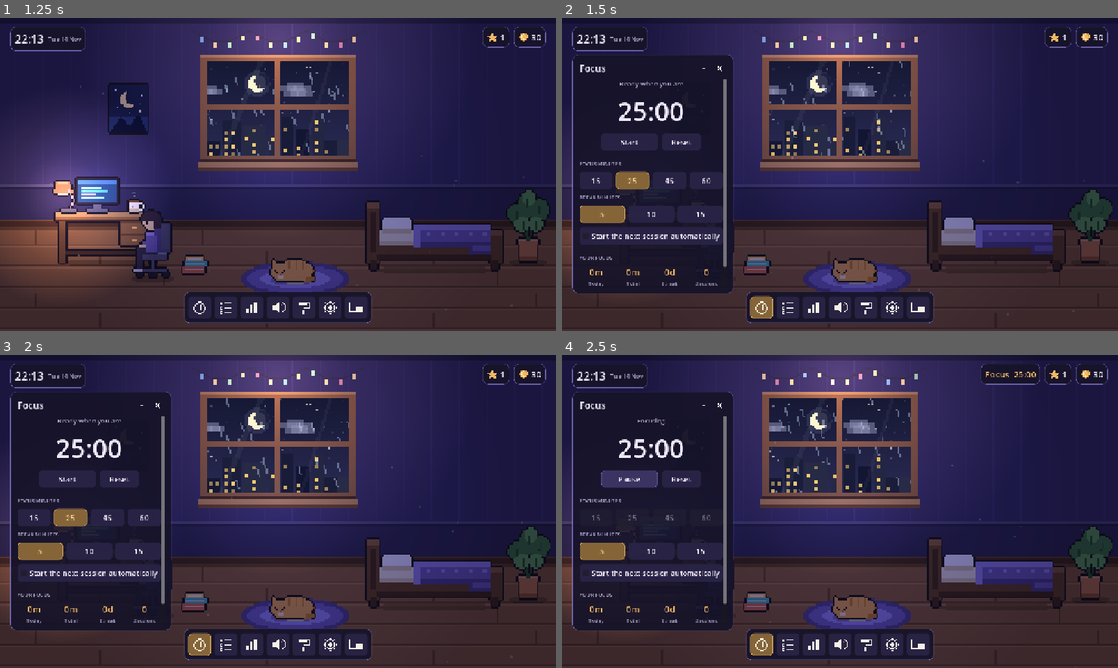
Above: before the commit, frames 1-4 (two rows, left to right).
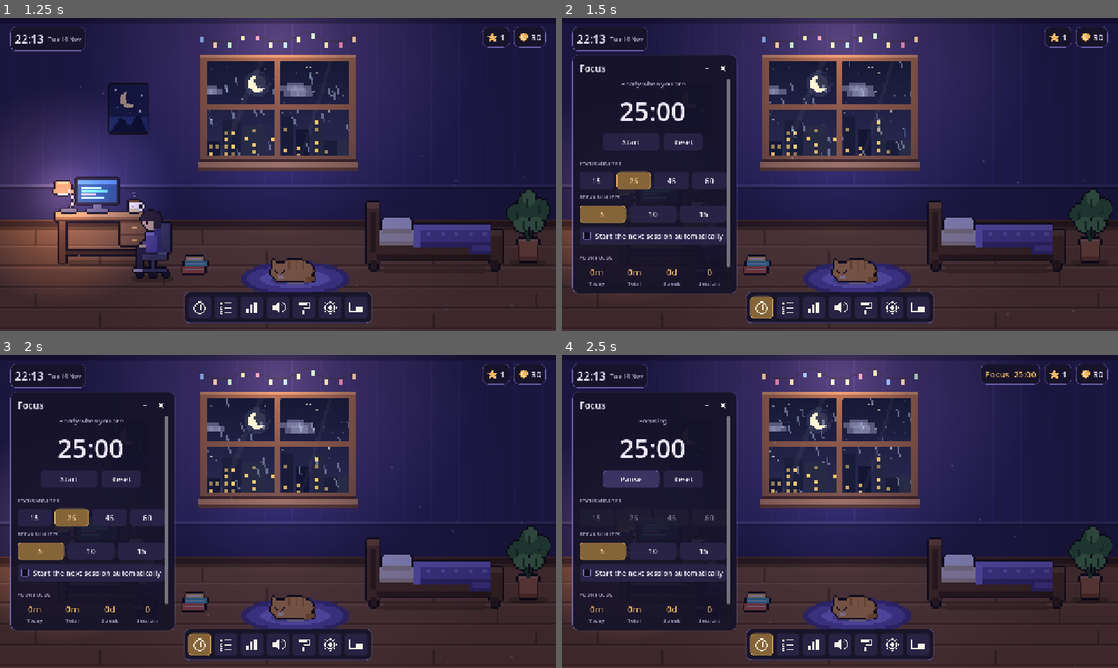
Above: after the commit, the same moments.

Repository: srevantino/Midnighty-room
Game: Godot game, scene res://scenes/main.tscn
The game is run twice, just before and just after one commit, with the same random seed, the same clock (stepped at 60 frames per second) and the same inputs.
Inputs (mouse positions are in pixels of both pictures, inside the frame that each line leads up to):
- Up to frame 1 (1.25 s): click "Skip" at 0.5 s
- Up to frame 2 (1.5 s): click (762, 305) at 1.27 s
- Up to frame 3 (2 s): no input
- Up to frame 4 (2.5 s): click "Start" at 2 s

Frame 1 is identical in both runs. In frame 2, 2.4% of the frame differs, in the area x 3-32%, y 11-88%; in frame 3, 2.4%; in frame 4, 2.4%.

Commit message:
v0.2.1: thirteen more music tracks, polish pass, AI disclosure guide
- Seven new music styles (ambient, piano, music box, chiptune, jazz,
  synth, bossa) plus three more lofi loops; track picker in Sounds
- Loop filters keep seams continuous; bass rebalanced per style
- Real tick-box icons, singular daily-goal wording
- Settings > About with editable credits and open-source licences
- docs/AI_DISCLOSURE.md: asset provenance, Steam disclosure, slop checklist

Co-Authored-By: Claude Fable 5.2 <noreply@anthropic.com>
Claude-Session: https://claude.ai/code/session_01RDbD5cjaqfWCNV9os89ebz

Diff:
--- a/locale/strings.csv
+++ b/locale/strings.csv
@@ -9,6 +9,19 @@
 Midnight Tea,Midnight Tea,
 Paper Lanterns,Paper Lanterns,
 Slow Rain,Slow Rain,
+Window Seat,Window Seat,
+Cocoa Steam,Cocoa Steam,
+Night Bus,Night Bus,
+Moonlit Dust (ambient),Moonlit Dust (ambient),
+Before Sunrise (ambient),Before Sunrise (ambient),
+Paper Planes (piano),Paper Planes (piano),
+Letters Unsent (piano),Letters Unsent (piano),
+Sleepy Miso (music box),Sleepy Miso (music box),
+Pixel Lullaby (chiptune),Pixel Lullaby (chiptune),
+Save Point (chiptune),Save Point (chiptune),
+Rooftop Jazz,Rooftop Jazz,
+Neon Rain (synth),Neon Rain (synth),
+Sunday Bossa,Sunday Bossa,
 Music,Music,Muzik
 Ambience,Ambience,Suasana
 Master,Master,Utama
@@ -22,9 +35,12 @@
 Screenshot,Screenshot,Tangkap skrin
 Focus for %d minutes,Focus for %d minutes,Fokus selama %d minit
 Finish %d focus sessions,Finish %d focus sessions,Selesaikan %d sesi fokus
+Finish a focus session,Finish a focus session,Selesaikan satu sesi fokus
 Tick off %d tasks,Tick off %d tasks,Tandakan %d tugasan
 Pet Miso %d times,Pet Miso %d times,Belai Miso %d kali
+Give Miso a pet,Give Miso a pet,Belai Miso
 Rearrange %d things in your room,Rearrange %d things in your room,Susun semula %d benda di bilik anda
+Move something in your room,Move something in your room,Alihkan sesuatu di bilik anda
 Full game only,Full game only,Permainan penuh sahaja
 Reach level %d,Reach level %d,Capai tahap %d
 Not enough moonlight yet,Not enough moonlight yet,Cahaya bulan belum cukup
@@ -198,7 +214,8 @@
 Buy and place,Buy and place,Beli dan letak
 Unlocked %s,Unlocked %s,%s dibuka
 The room is full. Remove something first.,The room is full. Remove something first.,Bilik sudah penuh. Buang sesuatu dahulu.
-Lofi player,Lofi player,Pemain lofi
+Music player,Music player,Pemain muzik
+Pick a track,Pick a track,Pilih lagu
 Prev,Prev,Sebelum
 Pause,Pause,Jeda
 Next,Next,Seterusnya
@@ -242,6 +259,8 @@
 Timer only (see-through),Timer only (see-through),Pemasa sahaja (lut sinar)
 English,English,
 Bahasa Melayu,Bahasa Melayu,
+A game by Advanced Systems 4042,A game by Advanced Systems 4042,Sebuah permainan oleh Advanced Systems 4042
+Made with Godot Engine,Made with Godot Engine,Dibina dengan Godot Engine
 Sound,Sound,Bunyi
 Everything,Everything,Semua
 Effects,Effects,Kesan
@@ -255,8 +274,27 @@
 Style,Style,Gaya
 Flash the taskbar when a timer ends,Flash the taskbar when a timer ends,Kelipkan bar tugas apabila pemasa tamat
 Keys,Keys,Kekunci
+About,About,Perihal
+Open-source licences,Open-source licences,Lesen sumber terbuka
 Reset everything,Reset everything,Set semula semuanya
  demo, demo,
+"Midnighty Room is built with Godot Engine.
+
+","Midnighty Room is built with Godot Engine.
+
+",
+"
+
+Third-party components:
+","
+
+Third-party components:
+",
+"
+
+Full licence texts: https://godotengine.org/license","
+
+Full licence texts: https://godotengine.org/license",
 Press a key...,Press a key...,Tekan satu kekunci...
 Really wipe all progress? Press again,Really wipe all progress? Press again,Padam semua kemajuan? Tekan sekali lagi
 Ready when you are,Ready when you are,Sedia bila-bila masa
--- a/project.godot
+++ b/project.godot
@@ -7,7 +7,7 @@
 
 config/name="Midnighty Room"
 config/description="A cozy late-night room to decorate, with a focus timer, to-do list and a mixable lofi soundscape."
-config/version="0.2.0"
+config/version="0.2.1"
 run/main_scene="res://scenes/main.tscn"
 config/features=PackedStringArray("4.7", "GL Compatibility")
 run/max_fps=60
--- a/scripts/autoload/audio_mixer.gd
+++ b/scripts/autoload/audio_mixer.gd
@@ -26,6 +26,19 @@
 	{"file": "music_midnight_tea", "title": "Midnight Tea"},
 	{"file": "music_paper_lanterns", "title": "Paper Lanterns"},
 	{"file": "music_slow_rain", "title": "Slow Rain"},
+	{"file": "music_window_seat", "title": "Window Seat"},
+	{"file": "music_cocoa_steam", "title": "Cocoa Steam"},
+	{"file": "music_night_bus", "title": "Night Bus"},
+	{"file": "music_moonlit_dust", "title": "Moonlit Dust (ambient)"},
+	{"file": "music_before_sunrise", "title": "Before Sunrise (ambient)"},
+	{"file": "music_paper_planes", "title": "Paper Planes (piano)"},
+	{"file": "music_letters_unsent", "title": "Letters Unsent (piano)"},
+	{"file": "music_sleepy_miso", "title": "Sleepy Miso (music box)"},
+	{"file": "music_pixel_lullaby", "title": "Pixel Lullaby (chiptune)"},
+	{"file": "music_save_point", "title": "Save Point (chiptune)"},
+	{"file": "music_rooftop_jazz", "title": "Rooftop Jazz"},
+	{"file": "music_neon_rain", "title": "Neon Rain (synth)"},
+	{"file": "music_sunday_bossa", "title": "Sunday Bossa"},
 ]
 const LOOPS_PER_TRACK := 4
 
@@ -201,6 +214,13 @@
 		_music.play()
 
 
+## Jumps straight to a playlist entry (used by the track picker).
+func play_index(index: int) -> void:
+	next_track(index - _track, true)
+	music_state_changed.emit(true)
+	GameState.data["music"]["playing"] = true
+
+
 func play_sfx(sfx_name: String) -> void:
 	if _sfx.has(sfx_name):
 		(_sfx[sfx_name] as AudioStreamPlayer).play()
--- a/scripts/autoload/game_state.gd
+++ b/scripts/autoload/game_state.gd
@@ -35,10 +35,10 @@
 ## Daily goal templates: counter to watch, text, possible targets.
 const GOAL_TYPES := [
 	{"id": "minutes", "text": "Focus for %d minutes", "targets": [25, 50, 90]},
-	{"id": "sessions", "text": "Finish %d focus sessions", "targets": [1, 2, 3]},
+	{"id": "sessions", "text": "Finish %d focus sessions", "one": "Finish a focus session", "targets": [1, 2, 3]},
 	{"id": "tasks", "text": "Tick off %d tasks", "targets": [2, 3, 5]},
-	{"id": "pets", "text": "Pet Miso %d times", "targets": [1, 3, 5]},
-	{"id": "moves", "text": "Rearrange %d things in your room", "targets": [1, 3, 5]},
+	{"id": "pets", "text": "Pet Miso %d times", "one": "Give Miso a pet", "targets": [1, 3, 5]},
+	{"id": "moves", "text": "Rearrange %d things in your room", "one": "Move something in your room", "targets": [1, 3, 5]},
 ]
 
 var data: Dictionary = {}
@@ -455,6 +455,8 @@
 func goal_text(goal: Dictionary) -> String:
 	for type: Dictionary in GOAL_TYPES:
 		if type["id"] == goal["id"]:
+			if int(goal["target"]) == 1 and type.has("one"):
+				return tr(type["one"])
 			return tr(type["text"]) % int(goal["target"])
 	return ""
 
--- a/scripts/ui/mixer_panel.gd
+++ b/scripts/ui/mixer_panel.gd
@@ -5,15 +5,23 @@
 var _title: Label
 var _play: Button
 var _own: Label
+var _picker: OptionButton
 
 
 func _ready() -> void:
 	build("Sounds", 360)
-	body.add_child(UIKit.section("Lofi player"))
+	body.add_child(UIKit.section("Music player"))
 	_title = UIKit.label("", 19, UIKit.ACCENT)
 	_title.auto_translate_mode = Node.AUTO_TRANSLATE_MODE_DISABLED
 	_title.clip_text = true
 	body.add_child(_title)
+	_picker = OptionButton.new()
+	_picker.auto_translate_mode = Node.AUTO_TRANSLATE_MODE_DISABLED
+	_picker.fit_to_longest_item = false
+	_picker.clip_text = true
+	_picker.tooltip_text = "Pick a track"
+	_picker.item_selected.connect(func(i: int) -> void: AudioMixer.play_index(i))
+	body.add_child(_picker)
 	var row := HBoxContainer.new()
 	row.add_theme_constant_override("separation", 8)
 	row.add_child(UIKit.button("Prev", func() -> void: AudioMixer.next_track(-1), 70))
@@ -46,11 +54,20 @@
 
 	AudioMixer.track_changed.connect(func(_t: String) -> void: _refresh())
 	AudioMixer.music_state_changed.connect(func(_p: bool) -> void: _refresh())
-	AudioMixer.playlist_changed.connect(_refresh)
+	AudioMixer.playlist_changed.connect(_fill_picker)
+	_fill_picker()
+
+
+func _fill_picker() -> void:
+	_picker.clear()
+	for entry: Dictionary in AudioMixer.playlist:
+		_picker.add_item(entry["title"])
 	_refresh()
 
 
 func _refresh() -> void:
+	if AudioMixer.track_index() < _picker.item_count:
+		_picker.select(AudioMixer.track_index())
 	_title.text = tr(AudioMixer.track_title())
 	_play.text = "Pause" if AudioMixer.is_music_playing() else "Play"
 	var own := AudioMixer.playlist.size() - AudioMixer.TRACKS.size()
--- a/scripts/ui/settings_panel.gd
+++ b/scripts/ui/settings_panel.gd
@@ -13,6 +13,12 @@
 const UI_SCALES := [[0.85, "Small"], [1.0, "Normal"], [1.15, "Large"]]
 const MINI_STYLES := [["room", "Mini room"], ["small", "Tiny room"], ["widget", "Timer only (see-through)"]]
 const LANGUAGE_NAMES := {"en": "English", "ms": "Bahasa Melayu", "zh_CN": "简体中文", "ja": "日本語", "ko": "한국어"}
+
+## Shown under About. Edit these lines to credit artists, musicians and testers.
+const CREDITS := [
+	"A game by Advanced Systems 4042",
+	"Made with Godot Engine",
+]
 
 var _reset: Button
 var _reset_armed := false
@@ -53,6 +59,11 @@
 		_key_buttons[action] = b
 		body.add_child(_labelled(GameState.KEY_LABELS[action], b, 210))
 	_refresh_keys()
+
+	body.add_child(UIKit.section("About"))
+	for line: String in CREDITS:
+		body.add_child(UIKit.label(line, 14, UIKit.MUTED))
+	body.add_child(UIKit.button("Open-source licences", _show_licences))
 
 	body.add_child(UIKit.spacer(4))
 	_reset = UIKit.button("Reset everything", _on_reset)
@@ -101,6 +112,33 @@
 	return box
 
 
+## Godot and the libraries inside it must be credited in every shipped game.
+func _show_licences() -> void:
+	var dialog := AcceptDialog.new()
+	dialog.title = tr("Open-source licences")
+	dialog.auto_translate_mode = Node.AUTO_TRANSLATE_MODE_DISABLED
+	var text := "Midnighty Room is built with Godot Engine.\n\n" + Engine.get_license_text() + "\n\nThird-party components:\n"
+	for component: Dictionary in Engine.get_copyright_info():
+		var licences: Array[String] = []
+		for part: Dictionary in component["parts"]:
+			if str(part["license"]) not in licences:
+				licences.append(str(part["license"]))
+		text += "\n%s  (%s)" % [component["name"], ", ".join(licences)]
+	text += "\n\nFull licence texts: https://godotengine.org/license"
+	var scroll := ScrollContainer.new()
+	scroll.custom_minimum_size = Vector2(640, 420)
+	var label := UIKit.label(text, 13)
+	label.autowrap_mode = TextServer.AUTOWRAP_WORD_SMART
+	label.size_flags_horizontal = Control.SIZE_EXPAND_FILL
+	label.auto_translate_mode = Node.AUTO_TRANSLATE_MODE_DISABLED
+	scroll.add_child(label)
+	dialog.add_child(scroll)
+	add_child(dialog)
+	dialog.confirmed.connect(dialog.queue_free)
+	dialog.canceled.connect(dialog.queue_free)
+	dialog.popup_centered()
+
+
 # ------------------------------------------------------------ key bindings
 func _refresh_keys() -> void:
 	for action: String in _key_buttons:
--- a/scripts/ui/ui_kit.gd
+++ b/scripts/ui/ui_kit.gd
@@ -46,6 +46,9 @@
 		theme.set_stylebox("hover_pressed", type, box(BG_HOVER, 8, Color.TRANSPARENT, 8))
 		theme.set_stylebox("focus", type, StyleBoxEmpty.new())
 		theme.set_color("font_color", type, TEXT)
+	theme.set_icon("unchecked", "CheckBox", _checkbox(false))
+	theme.set_icon("checked", "CheckBox", _checkbox(true))
+	theme.set_constant("h_separation", "CheckBox", 10)
 
 	theme.set_stylebox("normal", "LineEdit", box(Color(0.05, 0.045, 0.1, 0.9), 8, BORDER, 8))
 	theme.set_stylebox("focus", "LineEdit", box(Color(0.05, 0.045, 0.1, 0.9), 8, ACCENT, 8))
@@ -70,6 +73,31 @@
 	theme.set_stylebox("panel", "TooltipPanel", box(BG, 6, BORDER, 6))
 	theme.set_color("font_color", "TooltipLabel", TEXT)
 	return theme
+
+
+## An 18px tick box drawn in code: outlined when off, filled amber with a tick when on.
+static func _checkbox(on: bool) -> ImageTexture:
+	var size := 18
+	var image := Image.create(size, size, false, Image.FORMAT_RGBA8)
+	var edge := ACCENT if on else Color(BORDER, 0.95)
+	for y in size:
+		for x in size:
+			var corner := (x < 2 or x > size - 3) and (y < 2 or y > size - 3) and (absi(x - (0 if x < 2 else size - 1)) + absi(y - (0 if y < 2 else size - 1))) < 2
+			if corner:
+				continue
+			var border := x < 2 or y < 2 or x > size - 3 or y > size - 3
+			if on:
+				image.set_pixel(x, y, ACCENT)
+			elif border:
+				image.set_pixel(x, y, edge)
+			else:
+				image.set_pixel(x, y, Color(0.05, 0.045, 0.1, 0.9))
+	if on:
+		var ink := Color(0.12, 0.09, 0.2)
+		for p: Vector2i in [Vector2i(4, 9), Vector2i(5, 10), Vector2i(6, 11), Vector2i(7, 12), Vector2i(8, 11), Vector2i(9, 10), Vector2i(10, 9), Vector2i(11, 8), Vector2i(12, 7), Vector2i(13, 6)]:
+			image.set_pixel(p.x, p.y, ink)
+			image.set_pixel(p.x, p.y - 1, ink)
+	return ImageTexture.create_from_image(image)
 
 
 static func _circle(size: int, colour: Color) -> ImageTexture:
Not shown, added: assets/audio/music_before_sunrise.ogg.import
Not shown, added: assets/audio/music_cocoa_steam.ogg.import
Not shown, added: assets/audio/music_letters_unsent.ogg.import
Not shown, added: assets/audio/music_moonlit_dust.ogg.import
Not shown, added: assets/audio/music_neon_rain.ogg.import
Not shown, added: assets/audio/music_night_bus.ogg.import
Not shown, added: assets/audio/music_paper_planes.ogg.import
Not shown, added: assets/audio/music_pixel_lullaby.ogg.import
Not shown, added: assets/audio/music_rooftop_jazz.ogg.import
Not shown, added: assets/audio/music_save_point.ogg.import
Not shown, added: assets/audio/music_sleepy_miso.ogg.import
Not shown, added: assets/audio/music_sunday_bossa.ogg.import
(and 19 more such lines)
